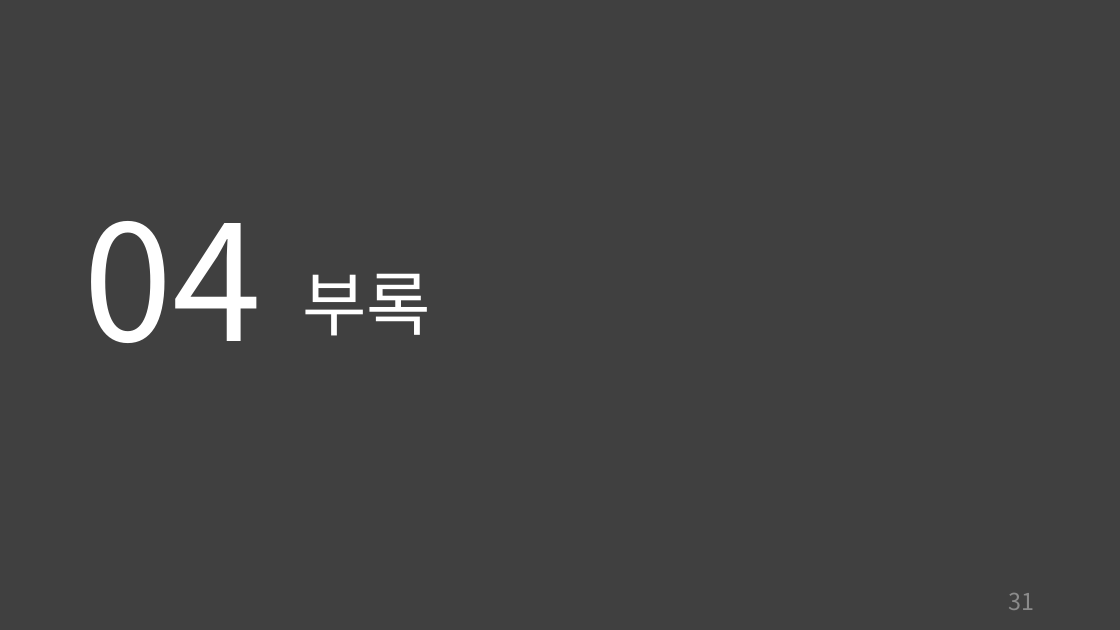
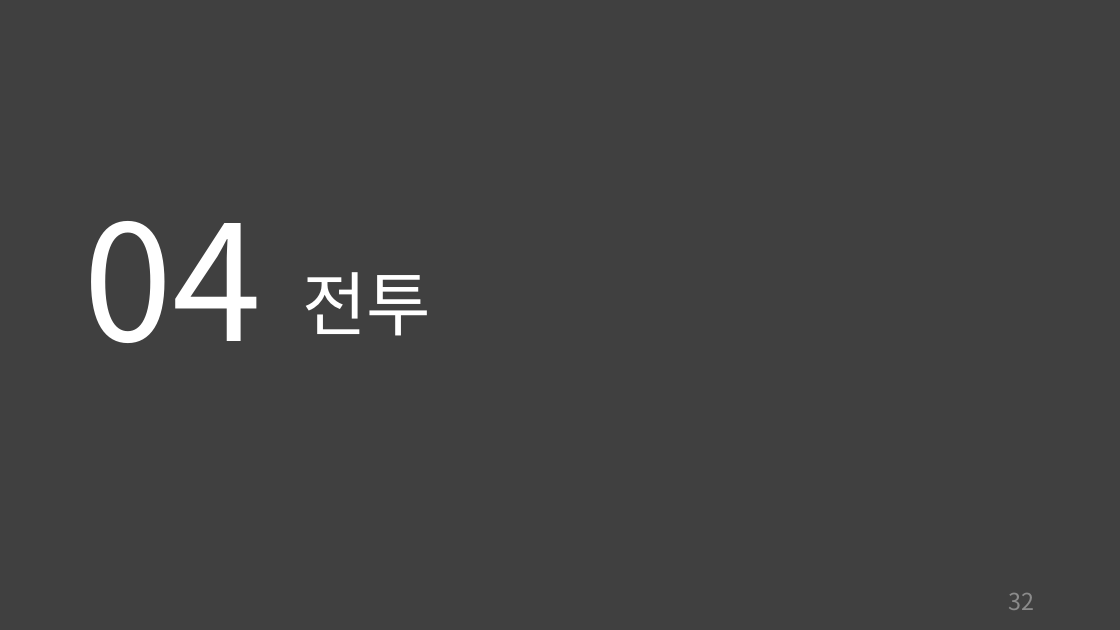
Before and after one commit to charobe/HDB, a slide deck: slide 32 of 조영욱/하자 드 바이오.pptx (slide 31 before the commit). Drawn at 1120x630 pixels with LibreOffice and Linux fonts; fonts in the diff are those of the drawing. Boxes give left, top, right and bottom in pixels: in the first picture for what was removed or moved away, otherwise in the second. Text is boxed around its words. In the diff, an @@ line names an element or a change of style, - is before the commit and + after.

```diff
--- a/조영욱/하자 드 바이오.pptx
+++ b/조영욱/하자 드 바이오.pptx
@@ text at bbox=[302, 272, 431, 336]: text changed @@
-부록
+전투
@@ page number at bbox=[1009, 593, 1035, 610]: text changed @@
-31
+32
```
Also in this commit, not shown: 2 other slides changed, 2 slides added.
